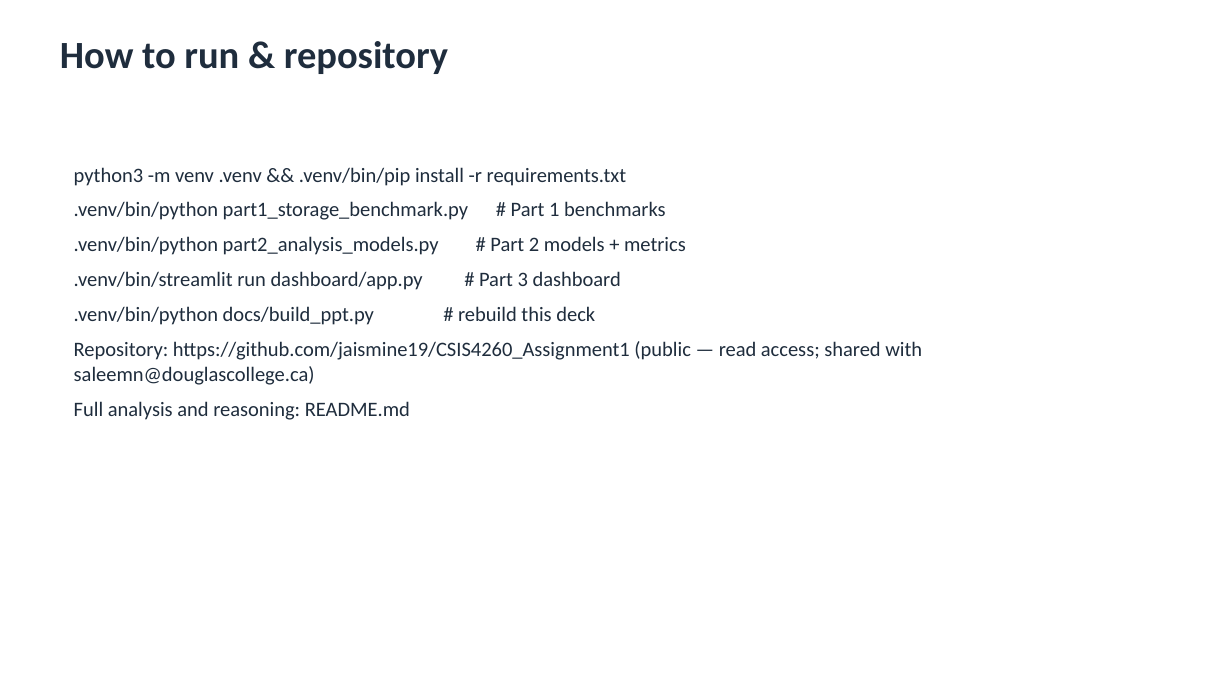
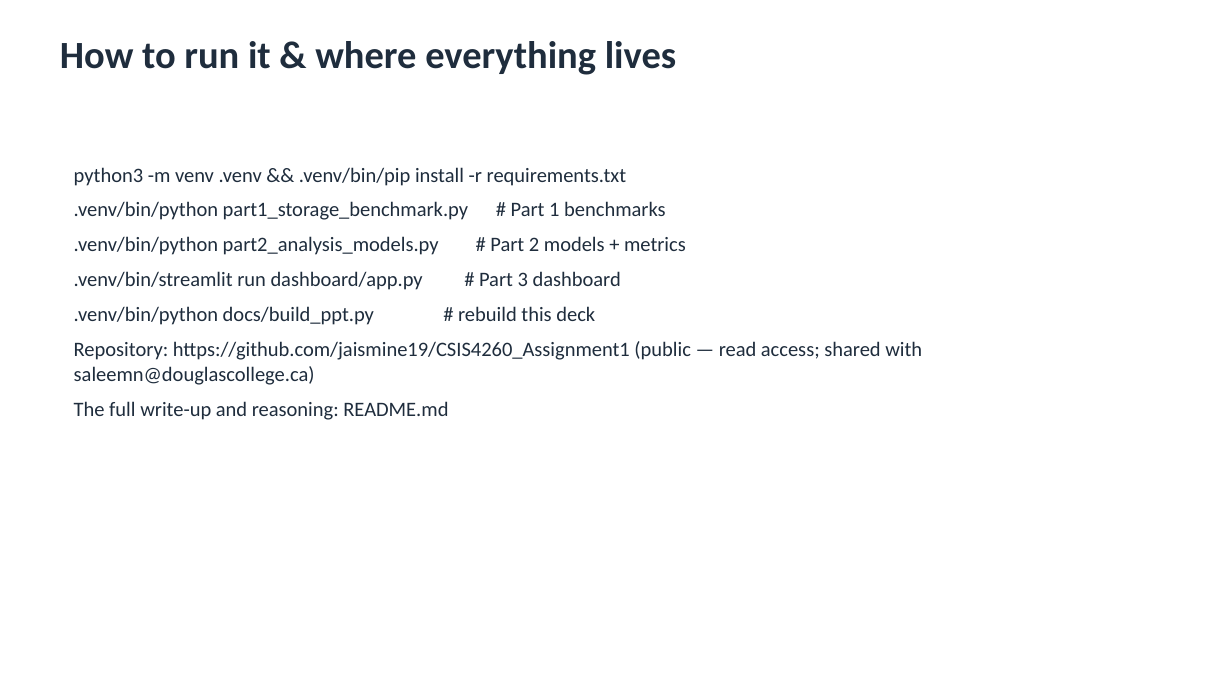
Before and after one commit to jaismine19/NextClose, a slide deck: slide 15 of docs/CSIS4260_Assignment1_Dashboard_Screenshots.pptx. Drawn at 1232x693 pixels with LibreOffice and Linux fonts; fonts in the diff are those of the drawing. Boxes give left, top, right and bottom in pixels: in the first picture for what was removed or moved away, otherwise in the second. Text is boxed around its words. In the diff, an @@ line names an element or a change of style, - is before the commit and + after.

Commit message:
Polish README, slide deck and dashboard wording; credit Jaismine Kaur

```diff
--- a/docs/CSIS4260_Assignment1_Dashboard_Screenshots.pptx
+++ b/docs/CSIS4260_Assignment1_Dashboard_Screenshots.pptx
@@ text at box(60, 41, 676, 75): text changed @@
-How to run & repository
+How to run it & where everything lives
@@ text at box(74, 401, 448, 420): text changed @@
-Full analysis and reasoning: README.md
+The full write-up and reasoning: README.md
```
Also in this commit, not shown: 11 other slides changed, 7 other files.
